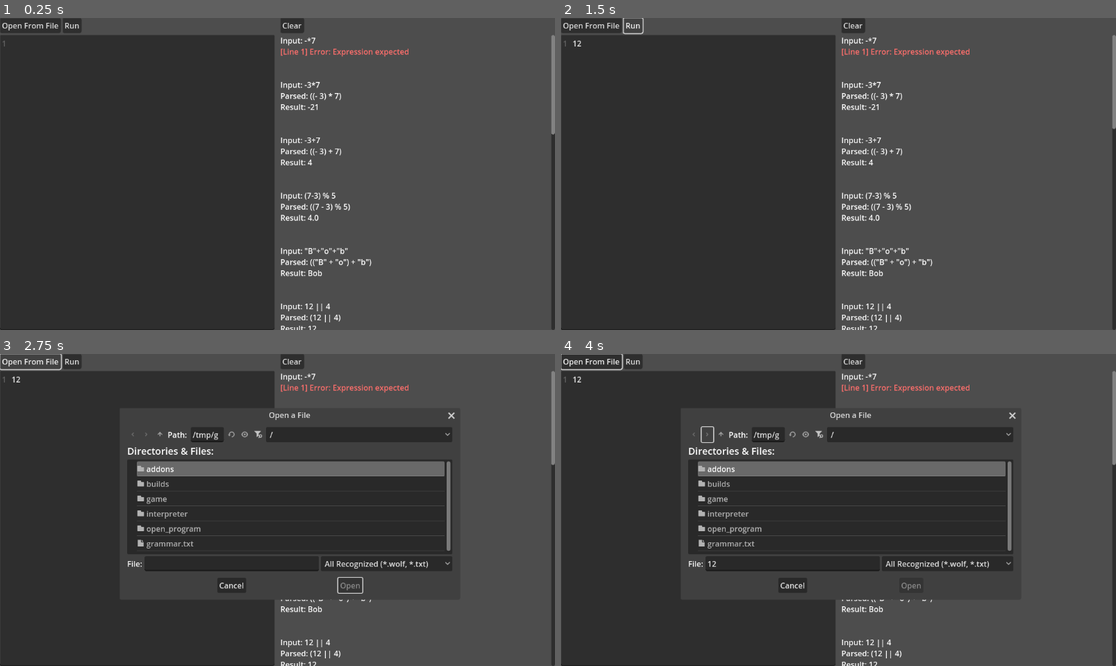
Above: before the commit, frames 1-4 (two rows, left to right).
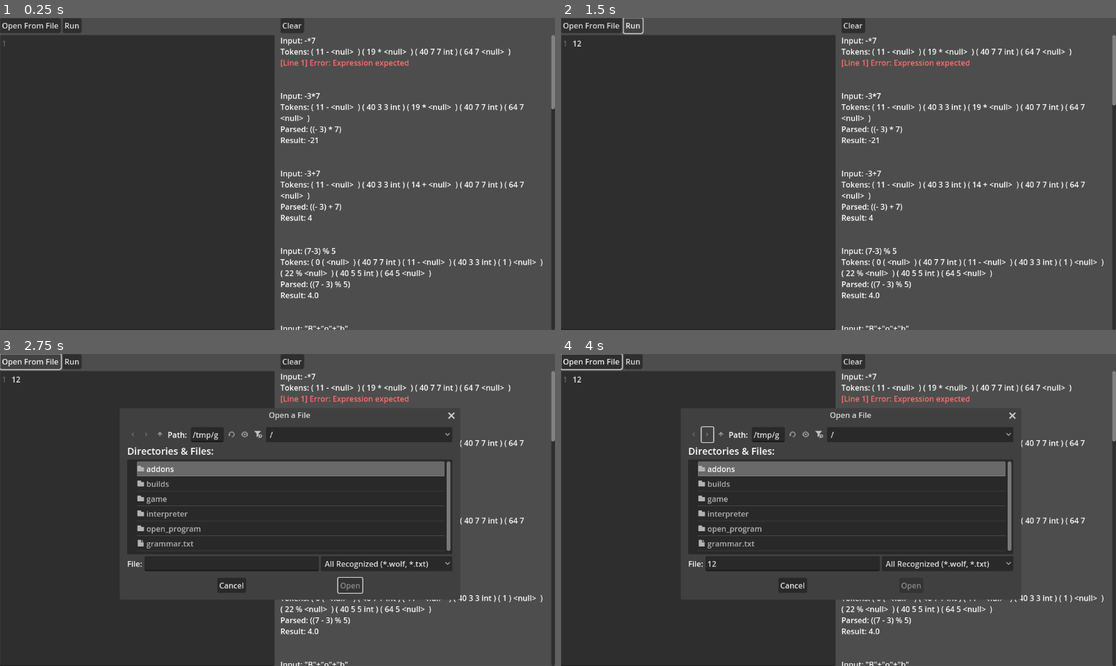
Above: after the commit, the same moments.

Repository: CattacoCattaco/Wolf-Interpreter
Game: Godot game, scene res://open_program/open_program_scene.tscn
Two runs of this game, one before a commit and one after it. Both use one fixed random seed, a clock stepped at 60 frames per second and the inputs below.
Inputs (mouse positions are in pixels of both pictures, inside the frame that each line leads up to):
- Up to frame 1 (0.25 s): no input
- Up to frame 2 (1.5 s): click (699, 183) at 0.52 s; type "12" at 0.6 s; click "Run" at 1.25 s
- Up to frame 3 (2.75 s): click "Open From File" at 2 s
- Up to frame 4 (4 s): click (794, 563) at 2.77 s; type "12" at 2.85 s; click (705, 435) at 3.5 s

The runs differ from the first frame. In frame 1, 3.4% of the frame differs, in the area x 50-100%, y 9-100%; in frame 2, 3.4%; in frame 3, 1.8%; in frame 4, 1.8%.

Commit message:
Don't print debug info in builds
• Made input, tokens, and parsed only get printed if in debug mode

Diff:
--- a/interpreter/interpreter.gd
+++ b/interpreter/interpreter.gd
@@ -16,20 +16,20 @@
 func run(code: String) -> void:
 	error_handler.clear()
 
-	console.println("Input: " + code)
+	if OS.has_feature("debug"):
+		console.println("Input: " + code)
 
 	var lexer := Lexer.new(code)
 	lexer.interpreter = self
 
 	var tokens: Array[Token] = lexer.scan_tokens()
 
-	#var token_string: String = ""
-	#for token: Token in tokens:
-		#token_string += "%s " % token
-	#
-	#print(token_string)
-	#
-	#print("\n")
+	if OS.has_feature("debug"):
+		var token_string: String = "Tokens: "
+		for token: Token in tokens:
+			token_string += "%s " % token
+
+		console.println(token_string)
 
 	# Exit early if errors present
 	if error_handler.errors:
@@ -46,7 +46,8 @@
 		console.println("\n")
 		return
 
-	console.println("Parsed: " + str(expr))
+	if OS.has_feature("debug"):
+		console.println("Parsed: " + str(expr))
 
 	var evaluator := Evaluator.new()
 	evaluator.interpreter = self
